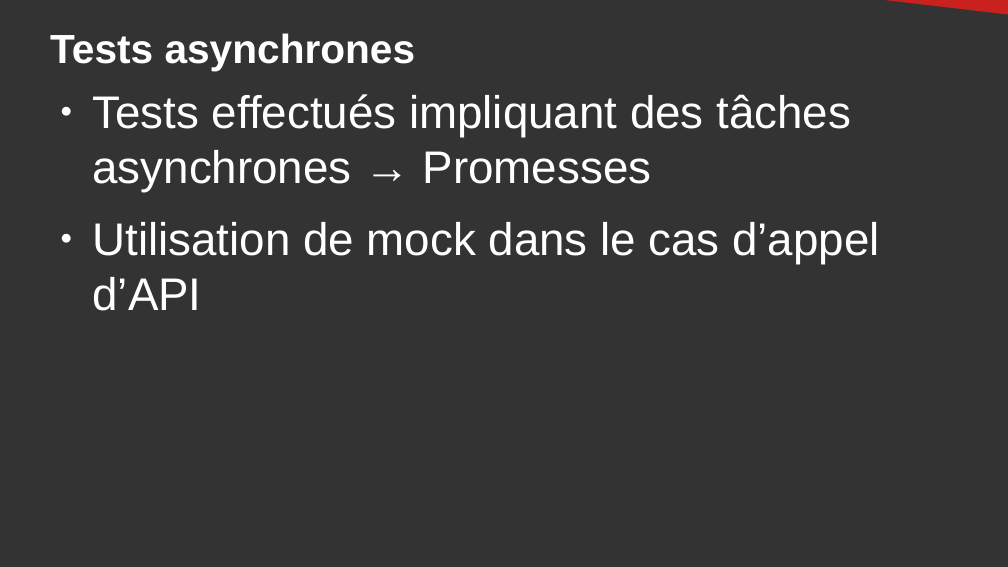
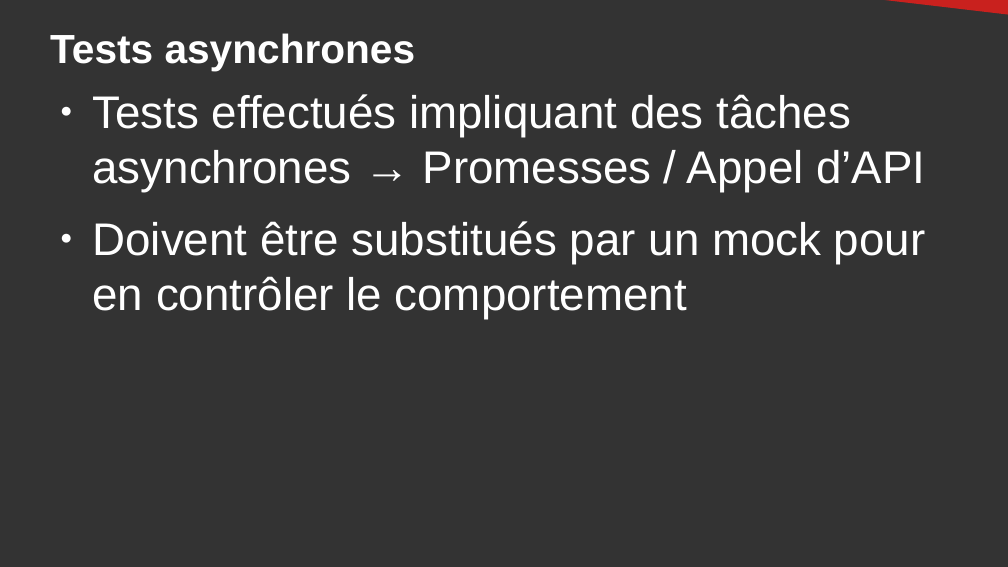
Before and after one commit to DanYellow/cours, a slide deck: slide 33 of developpement-front-s5/travaux-pratiques/numero-1/presentation.odp (slide 27 before the commit). Drawn at 1008x567 pixels with LibreOffice and Linux fonts; fonts in the diff are those of the drawing. Boxes give left, top, right and bottom in pixels: in the first picture for what was removed or moved away, otherwise in the second. Text is boxed around its words. In the diff, an @@ line names an element or a change of style, - is before the commit and + after.

```diff
--- a/developpement-front-s5/travaux-pratiques/numero-1/presentation.odp
+++ b/developpement-front-s5/travaux-pratiques/numero-1/presentation.odp
@@ text at <box>93,94,925,319</box>: text changed @@
-● Tests effectués impliquant des tâches asynchrones → Promesses
-● Utilisation de mock dans le cas d’appel d’API
+● Tests effectués impliquant des tâches asynchrones → Promesses / Appel d’API
+● Doivent être substitués par un mock pour en contrôler le comportement
```
Also in this commit, not shown: 25 other slides changed, 20 slides added, 7 other files.
